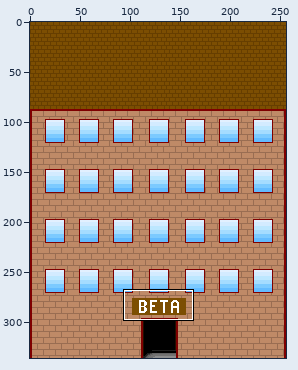
Edited in one commit: sprite sheet (Sprites/Buildings/PixelartStudentflat2.png). Above: a wide view before the commit, with the close-up outlined.
Close-up. Before the commit:
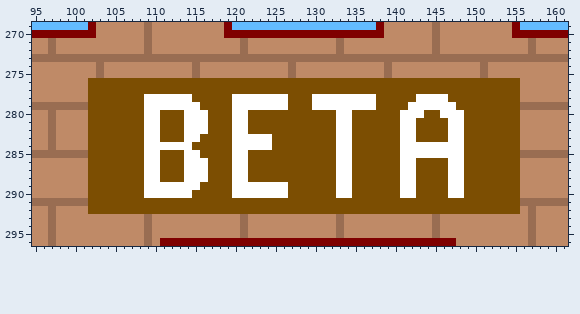
The file is 256x336 pixels. Colours within 5 levels of each other are drawn and written as one. Shown: x 95..161, y 269..296.
After the commit:
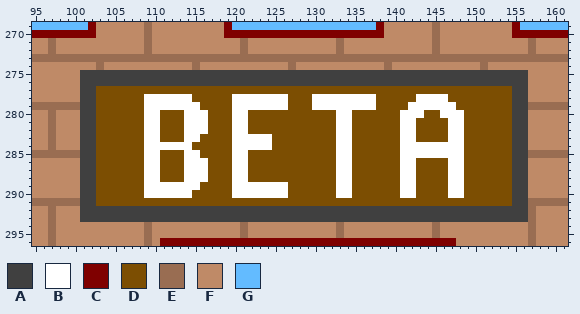
Palette (. is transparent): A #404040  B #ffffff  C #7f0000  D #7c4e02  E #996d52  F #bf8a67  G #63bbff
The exact change:
The author changed colour D to colour A in row 276 at x 102 to 155; in rows 277 to 291 at x 102 and 155; in row 292 at x 102 to 155.
The author changed colour E to colour A in row 275 at x 103, 115, 127, 139 and 151; in row 279 at x 101 and 156; in row 285 at x 101 and 156; in row 291 at x 101 and 156; in row 293 at x 109, 121, 133 and 145.
The author changed colour F to colour A in row 275 at x 101 to 102, 104 to 114, 116 to 126, 128 to 138, 140 to 150 and 152 to 156; in rows 276 to 278 at x 101 and 156; in rows 280 to 284 at x 101 and 156; in rows 286 to 290 at x 101 and 156; in row 292 at x 101 and 156; in row 293 at x 101 to 108, 110 to 120, 122 to 132, 134 to 144 and 146 to 156.
Pixel boxes of the changes (left, top, right, bottom) in both close-ups:
changed: (80, 70, 528, 222)
